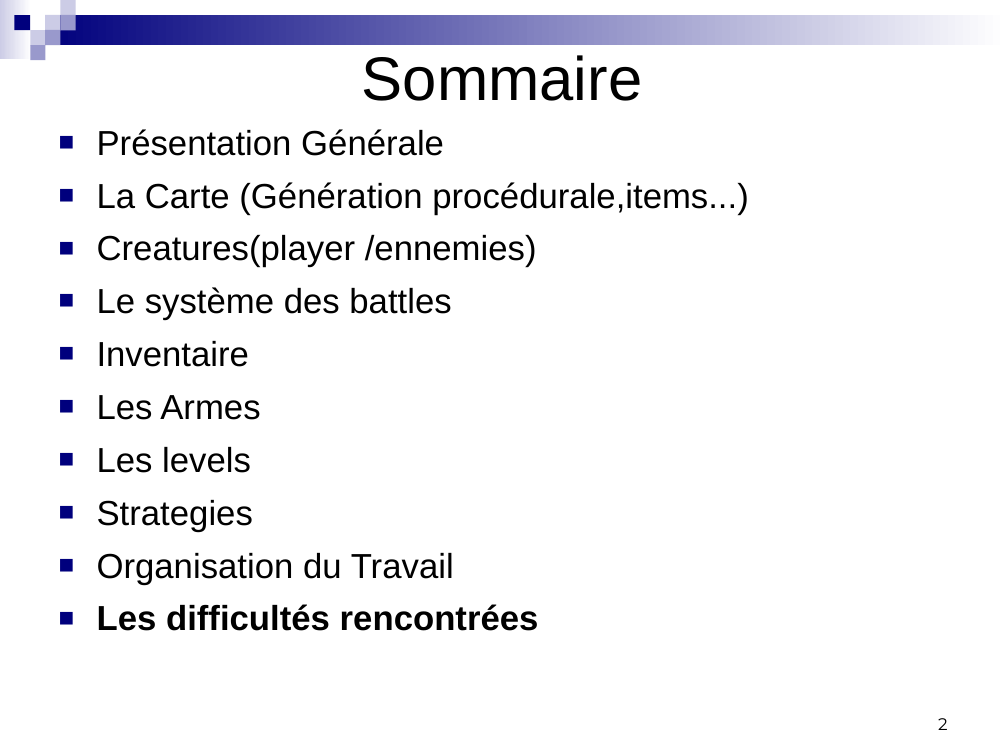
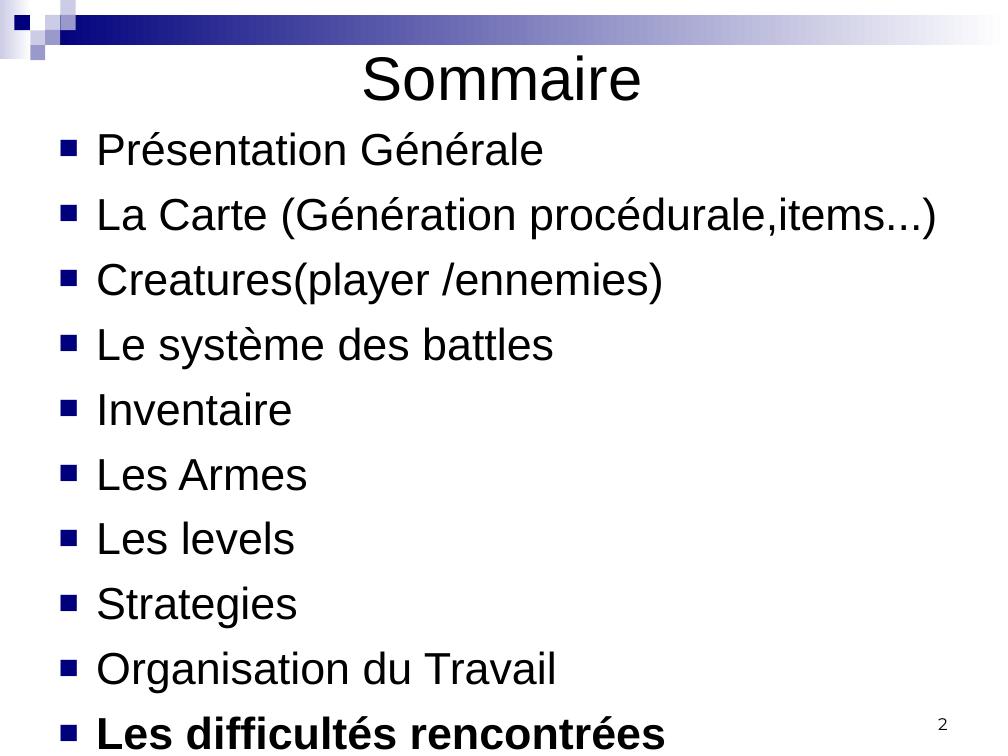
Before and after one commit to mohamedlouay/Rogue-like, a slide deck: slide 2 of Soutenance TERD.ppt. Drawn at 1008x756 pixels with LibreOffice and Linux fonts; fonts in the diff are those of the drawing. Boxes give left, top, right and bottom in pixels: in the first picture for what was removed or moved away, otherwise in the second. Text is boxed around its words. In the diff, an @@ line names an element or a change of style, - is before the commit and + after.

```diff
--- a/Soutenance TERD.ppt
+++ b/Soutenance TERD.ppt
@@ text "Présentation Générale" at (96,132,937,750): size 24.8 to 32 pt; indent changed @@
```
Also in this commit, not shown: 1 other slide changed, 1 slide added, 3 other files.
